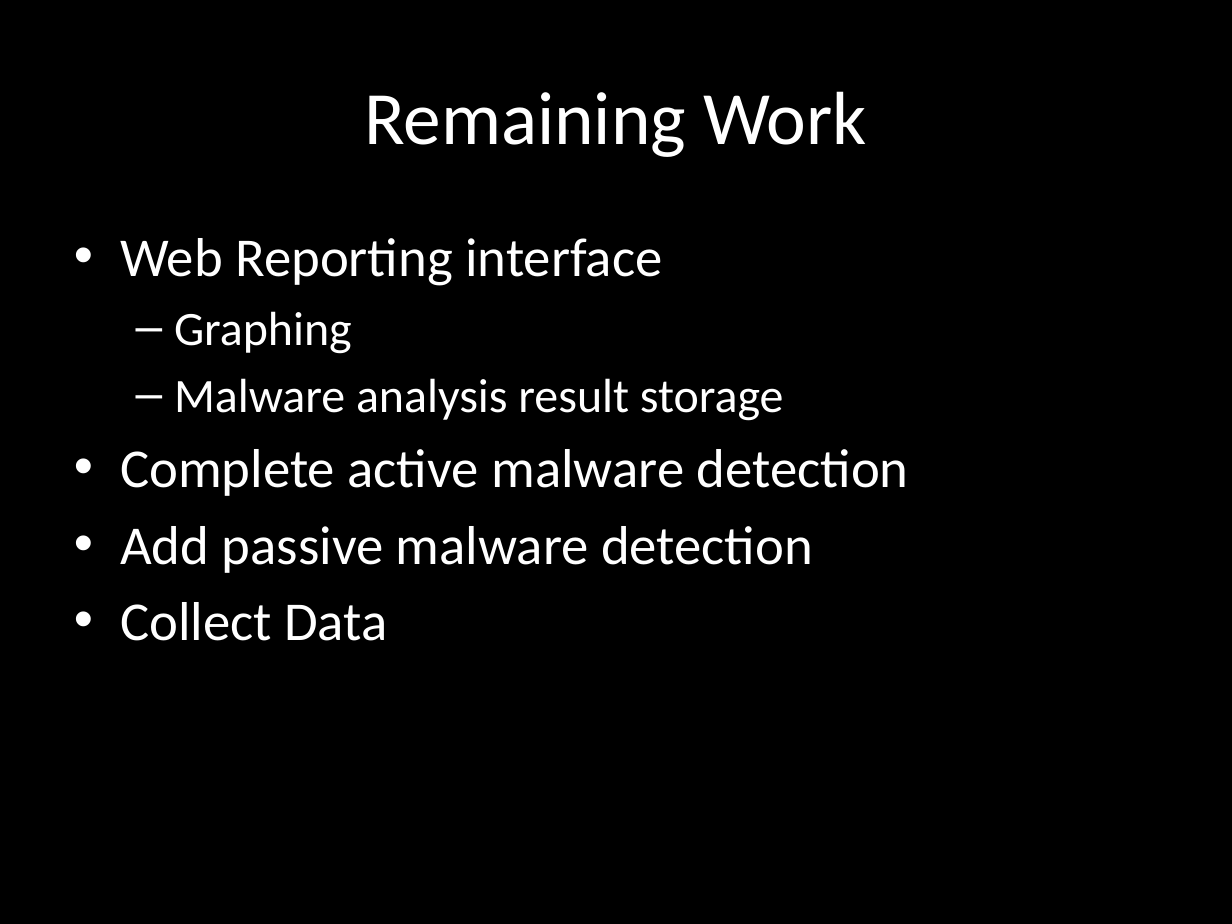
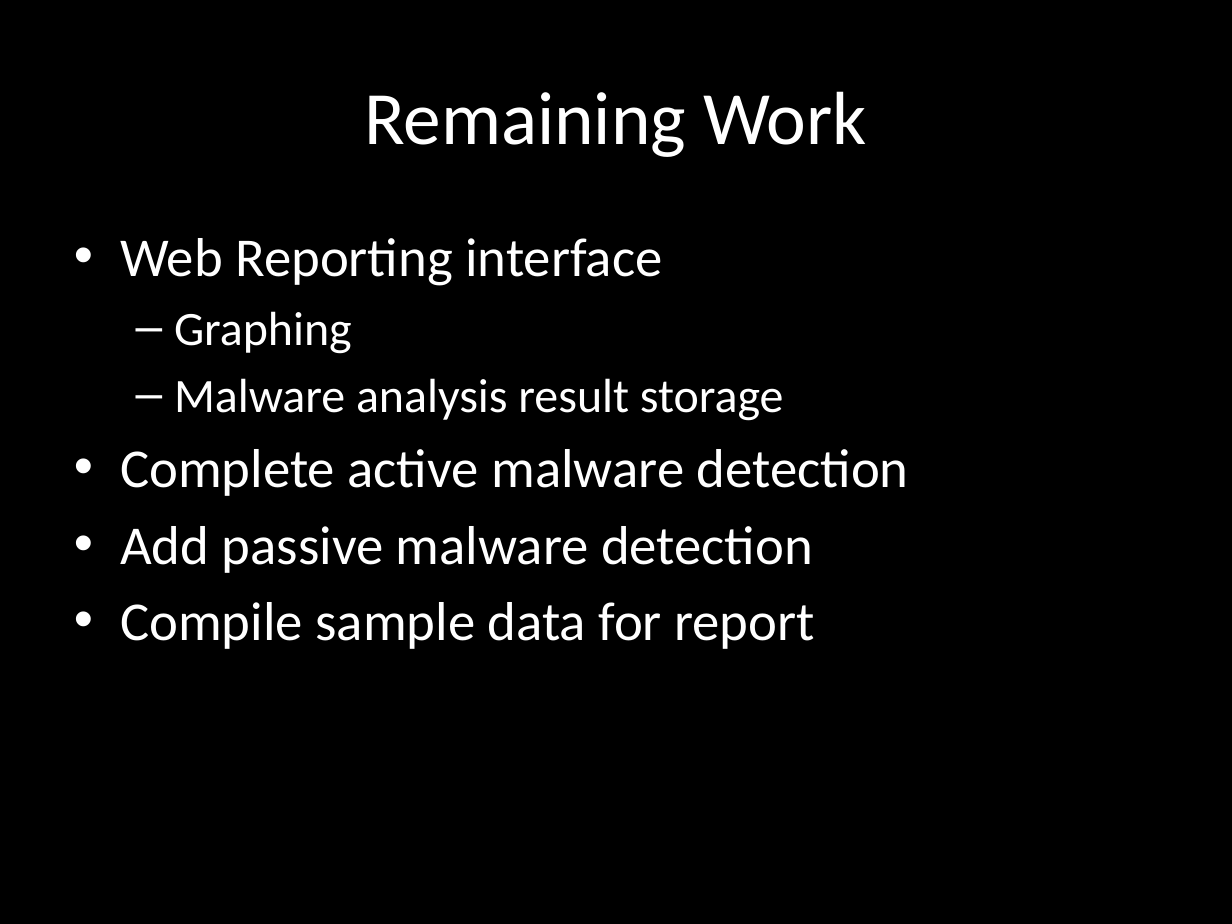
Before and after one commit to chrissorchard/malucrawl, a slide deck: slide 19 of doc/pres1/wk4-progress.pptx. Drawn at 1232x924 pixels with LibreOffice and Linux fonts; fonts in the diff are those of the drawing; background and template pictures are left out. Boxes give left, top, right and bottom in pixels: in the first picture for what was removed or moved away, otherwise in the second. Text is boxed around its words. In the diff, an @@ line names an element or a change of style, - is before the commit and + after.

```diff
--- a/doc/pres1/wk4-progress.pptx
+++ b/doc/pres1/wk4-progress.pptx
@@ text at bbox=[120, 602, 815, 649]: text changed @@
-• Collect Data
+• Compile sample data for report
```
Also in this commit, not shown: 6 other slides changed, 2 other files.
